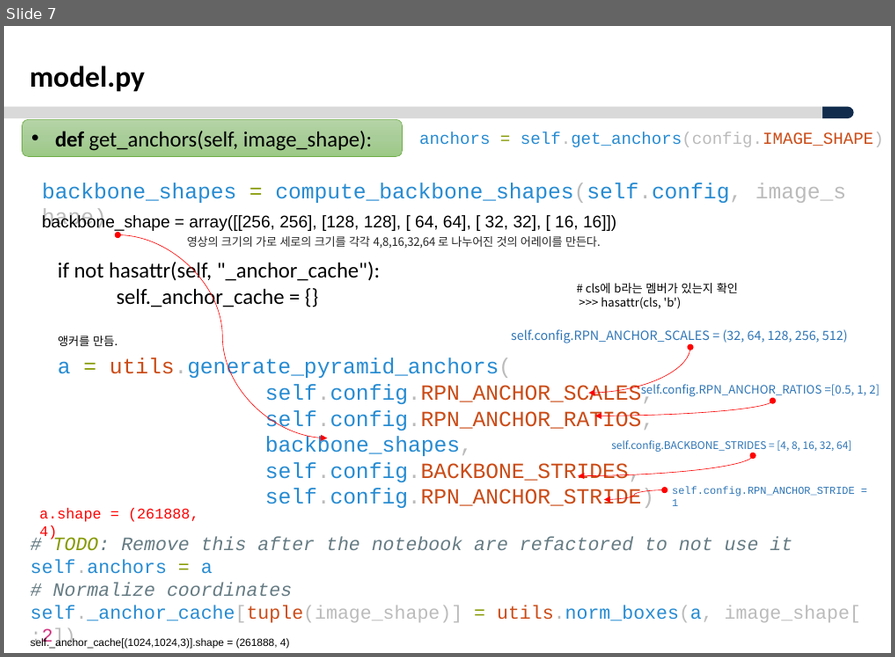
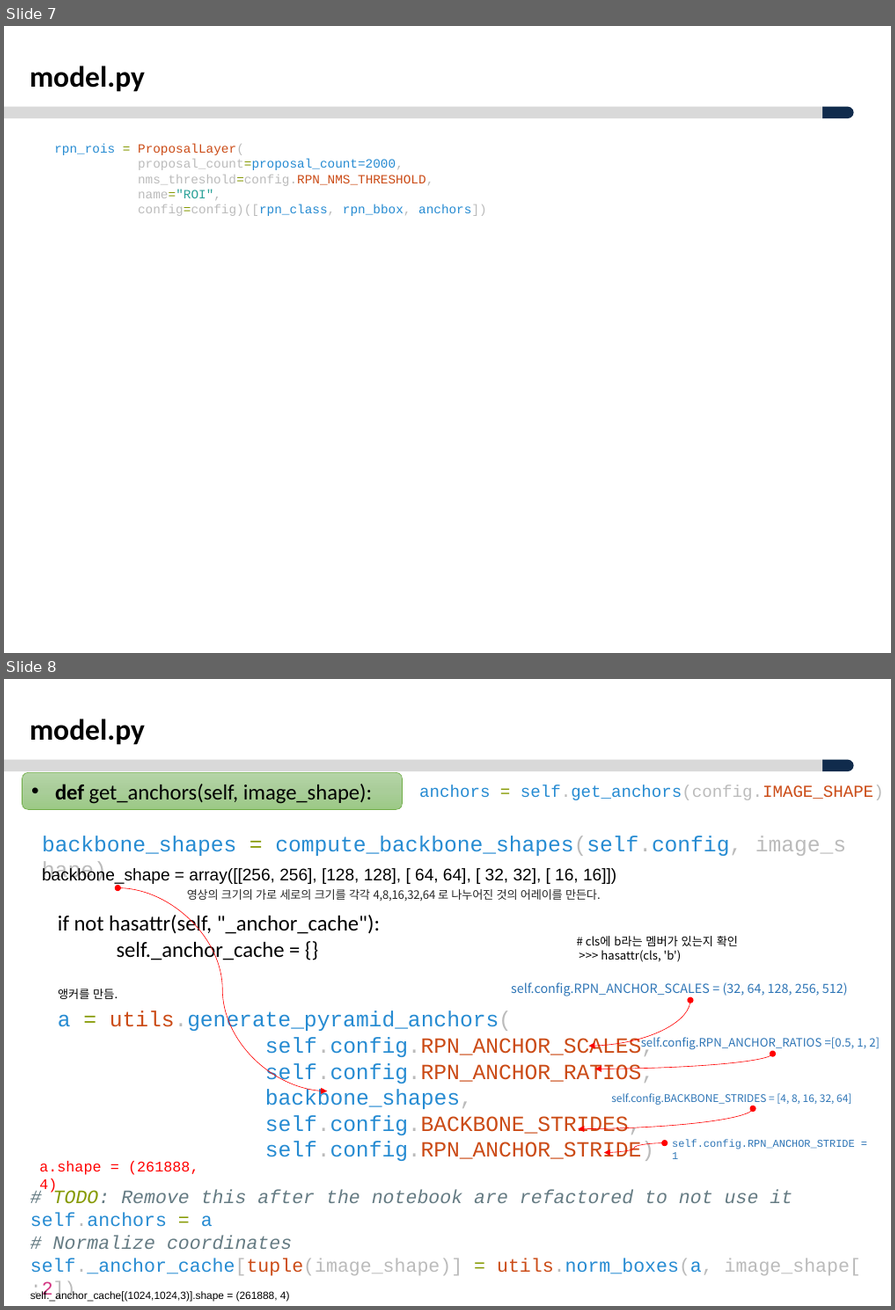
Before and after one commit to ksyoon70/Mask-RCNN-TF2, a slide deck: Masked-RCNN_분석_V1.0.pptx. Shown one above the other, each under a label of ours: slide 7 before the commit, slides 7 and 8 after it. The pictures are 895x657 and 895x1310 pixels, drawn with LibreOffice and Linux fonts; fonts in the diff are those of the drawing; background and template pictures are left out. Boxes give left, top, right and bottom in pixels: in the first picture for what was removed or moved away, otherwise in the second. Text is boxed around its words. In the diff, an @@ line names an element or a change of style, - is before the commit and + after.

```diff
--- a/Masked-RCNN_분석_V1.0.pptx
+++ b/Masked-RCNN_분석_V1.0.pptx
@@ slide 7 added at (x1=4, y1=26, x2=891, y2=653), background #FFFFFF; not listed: 2 template elements that a slide beside it also shows @@
@@ text added at (x1=30, y1=66, x2=145, y2=92), 28 pt, text #000000, bold @@
+model.py
@@ text added at (x1=54, y1=144, x2=487, y2=216), 12 pt, text #BBBBBB @@
+rpn_rois = ProposalLayer(
+proposal_count=proposal_count=2000,
+nms_threshold=config.RPN_NMS_THRESHOLD,
+name="ROI",
+config=config)([rpn_class, rpn_bbox, anchors])
@@ what was slide 7 is now slide 8 @@
```
Also in this commit, not shown: 1 slide changed, 2 other slides added.
